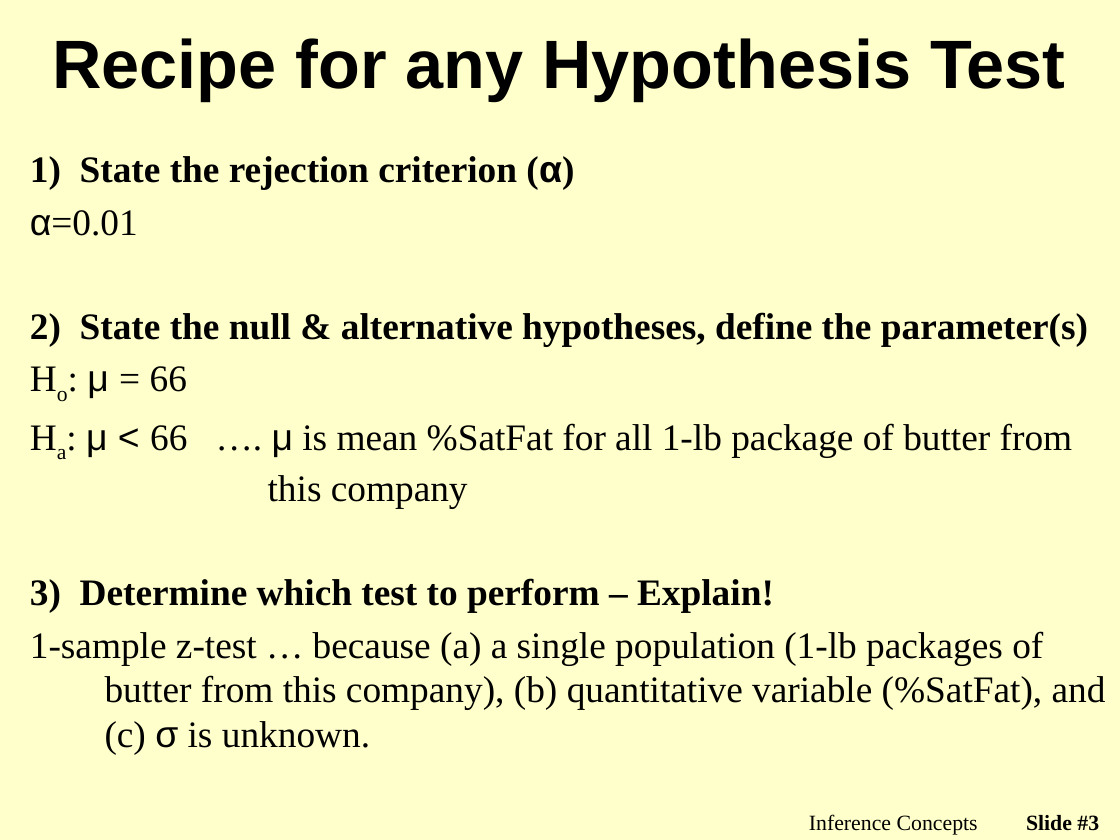
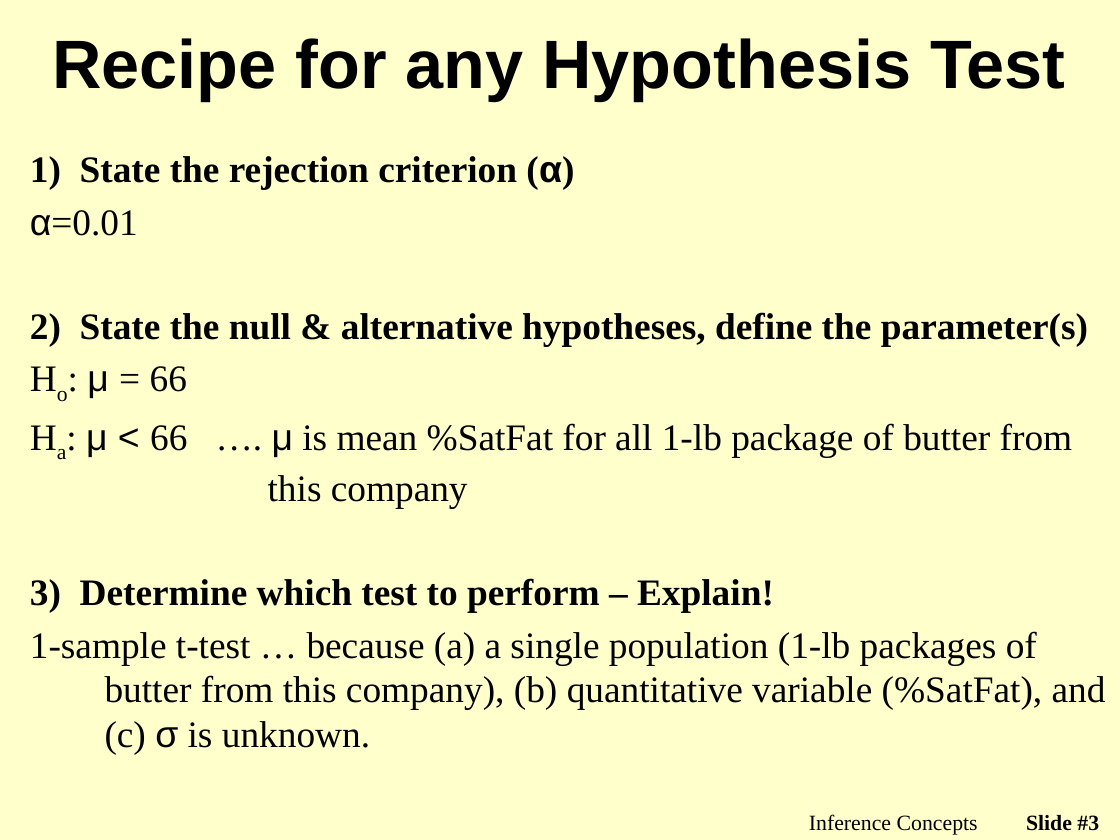
Before and after one commit to droglenc/NCMTH107, a slide deck: slide 3 of modules/1_Sample_t/PPT2.pptx. Drawn at 1120x840 pixels with LibreOffice and Linux fonts; fonts in the diff are those of the drawing; background and template pictures are left out. Boxes give left, top, right and bottom in pixels: in the first picture for what was removed or moved away, otherwise in the second. Text is boxed around its words. In the diff, an @@ line names an element or a change of style, - is before the commit and + after.

```diff
--- a/modules/1_Sample_t/PPT2.pptx
+++ b/modules/1_Sample_t/PPT2.pptx
@@ text at [30,631,1106,754]: text changed @@
-1-sample z-test … because (a) a single population (1-lb packages of butter from this company), (b) quantitative variable (%SatFat), and (c) σ is unknown.
+1-sample t-test … because (a) a single population (1-lb packages of butter from this company), (b) quantitative variable (%SatFat), and (c) σ is unknown.
```
Also in this commit, not shown: 5 other slides changed, 2 other files.
